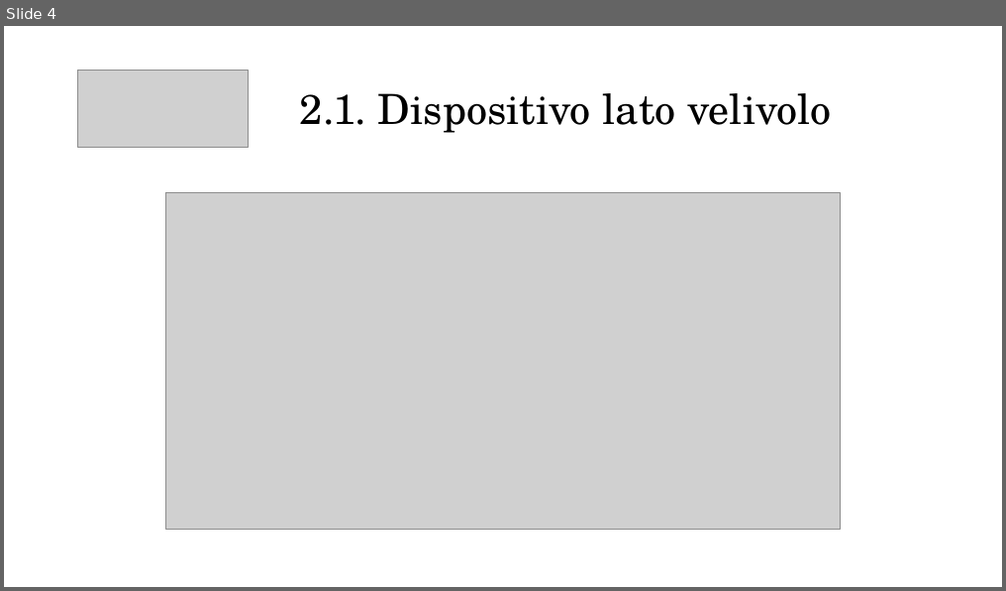
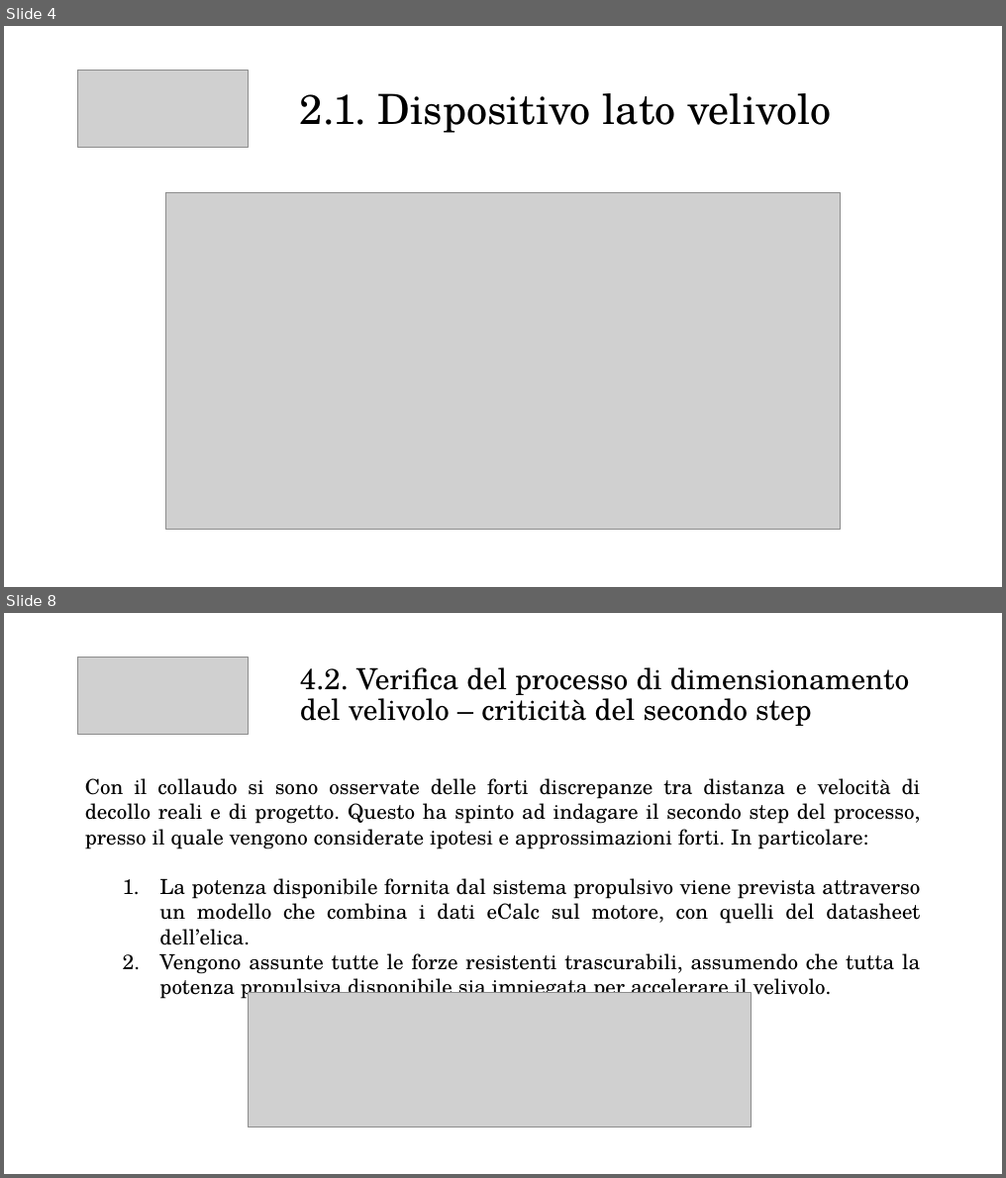
Before and after one commit to emanuele-cason/Tesi, a slide deck: Presentazione/Presentazione relazione.pptx. Shown one above the other, each under a label of ours: slide 4 before the commit, slides 4 and 8 after it; the slides between them are not shown. The pictures are 1006x591 and 1006x1178 pixels, drawn with LibreOffice and Linux fonts; fonts in the diff are those of the drawing; grey boxes stand for pictures. Boxes give left, top, right and bottom in pixels: in the first picture for what was removed or moved away, otherwise in the second. Text is boxed around its words. In the diff, an @@ line names an element or a change of style, - is before the commit and + after.

```diff
--- a/Presentazione/Presentazione relazione.pptx
+++ b/Presentazione/Presentazione relazione.pptx
@@ slide 8 added at [4,613,1002,1174], background #FFFFFF @@
@@ picture added at [77,658,248,735] @@
@@ text added at [300,667,910,726], 28 pt, text #000000 @@
+4.2. Verifica del processo di dimensionamento del velivolo – criticità del secondo step
@@ text added at [85,778,921,993], 20 pt, text #000000 @@
+Con il collaudo si sono osservate delle forti discrepanze tra distanza e velocità di decollo reali e di progetto. Questo ha spinto ad indagare il secondo step del processo, presso il quale vengono considerate ipotesi e approssimazioni forti. In particolare:
+  1. La potenza disponibile fornita dal sistema propulsivo viene prevista attraverso un modello che combina i dati eCalc sul motore, con quelli del datasheet dell’elica.
+  2. Vengono assunte tutte le forze resistenti trascurabili, assumendo che tutta la potenza propulsiva disponibile sia impiegata per accelerare il velivolo.
@@ picture added at [249,993,751,1128] @@
```
Also in this commit, not shown: 3 slides changed, 5 other slides added, 4 other files.
